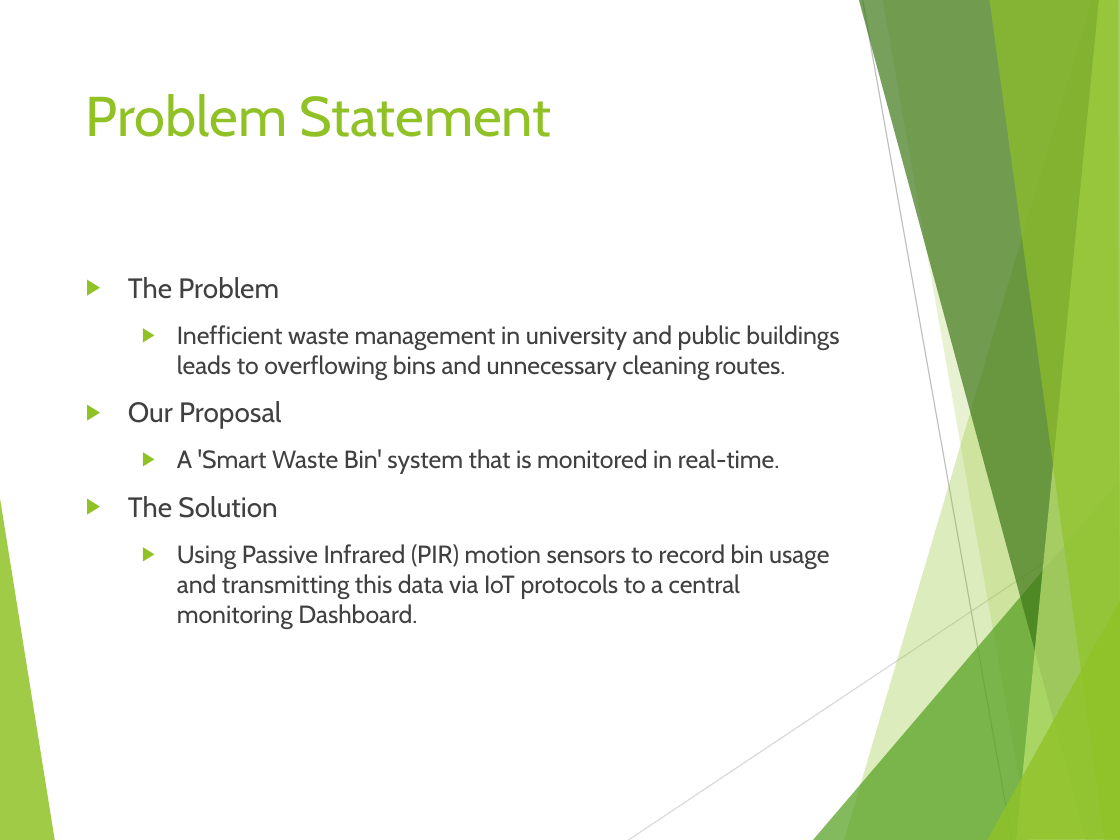
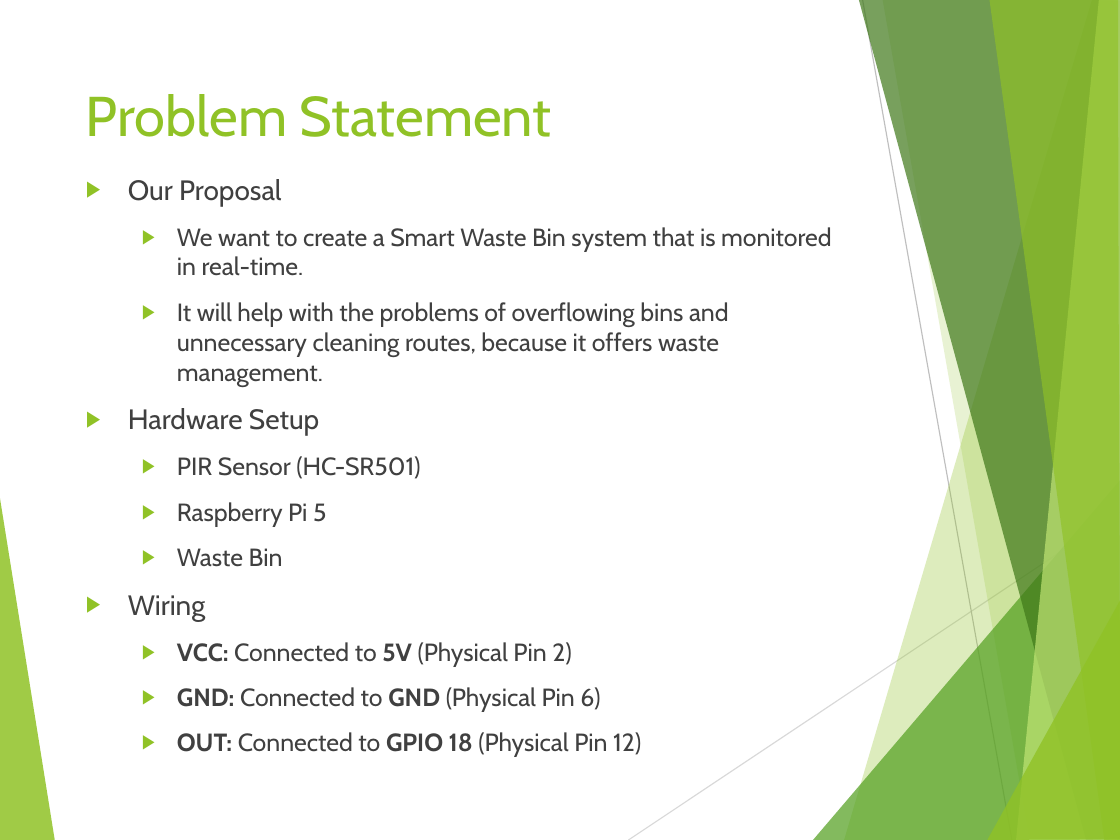
Before and after one commit to IoannaTroch/Smart_Waste_Bin_Project, a slide deck: slide 2 of Smart_Waste_Bin_Presentation.pptx. Drawn at 1120x840 pixels with LibreOffice and Linux fonts; fonts in the diff are those of the drawing. Boxes give left, top, right and bottom in pixels: in the first picture for what was removed or moved away, otherwise in the second. Text is boxed around its words. In the diff, an @@ line names an element or a change of style, - is before the commit and + after.

Commit message:
presentation

```diff
--- a/Smart_Waste_Bin_Presentation.pptx
+++ b/Smart_Waste_Bin_Presentation.pptx
@@ text "Our Proposal": place and size @@
-text "Our Proposal" at box(128, 277, 839, 628)
+text "Our Proposal" at box(128, 179, 831, 757)
@@ text at box(128, 227, 831, 757): text changed @@
-  ▶ A 'Smart Waste Bin' system that is monitored in real-time.
-▶ The Solution
-  ▶ Using Passive Infrared (PIR) motion sensors to record bin usage and transmitting this data via IoT protocols to a central monitoring Dashboard.
+  ▶ We want to create a Smart Waste Bin system that is monitored in real-time.
+  ▶ It will help with the problems of overflowing bins and unnecessary cleaning routes, because it offers waste management.
+▶ Hardware Setup
+  ▶ PIR Sensor (HC-SR501)
+  ▶ Raspberry Pi 5
+  ▶ Waste Bin
+▶ Wiring
+  ▶ VCC: Connected to 5V (Physical Pin 2)
+  ▶ GND: Connected to GND (Physical Pin 6)
+  ▶ OUT: Connected to GPIO 18 (Physical Pin 12)
@@ text at box(128, 277, 839, 379): paragraphs removed @@
-▶ The Problem
-  ▶ Inefficient waste management in university and public buildings leads to overflowing bins and unnecessary cleaning routes.
```
Also in this commit, not shown: 1 other slide changed.
